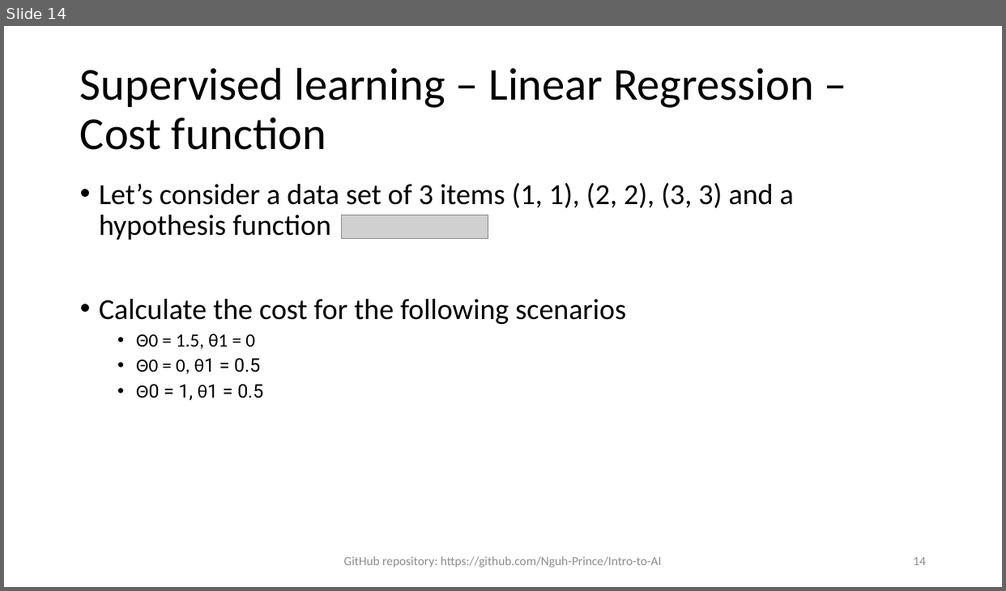
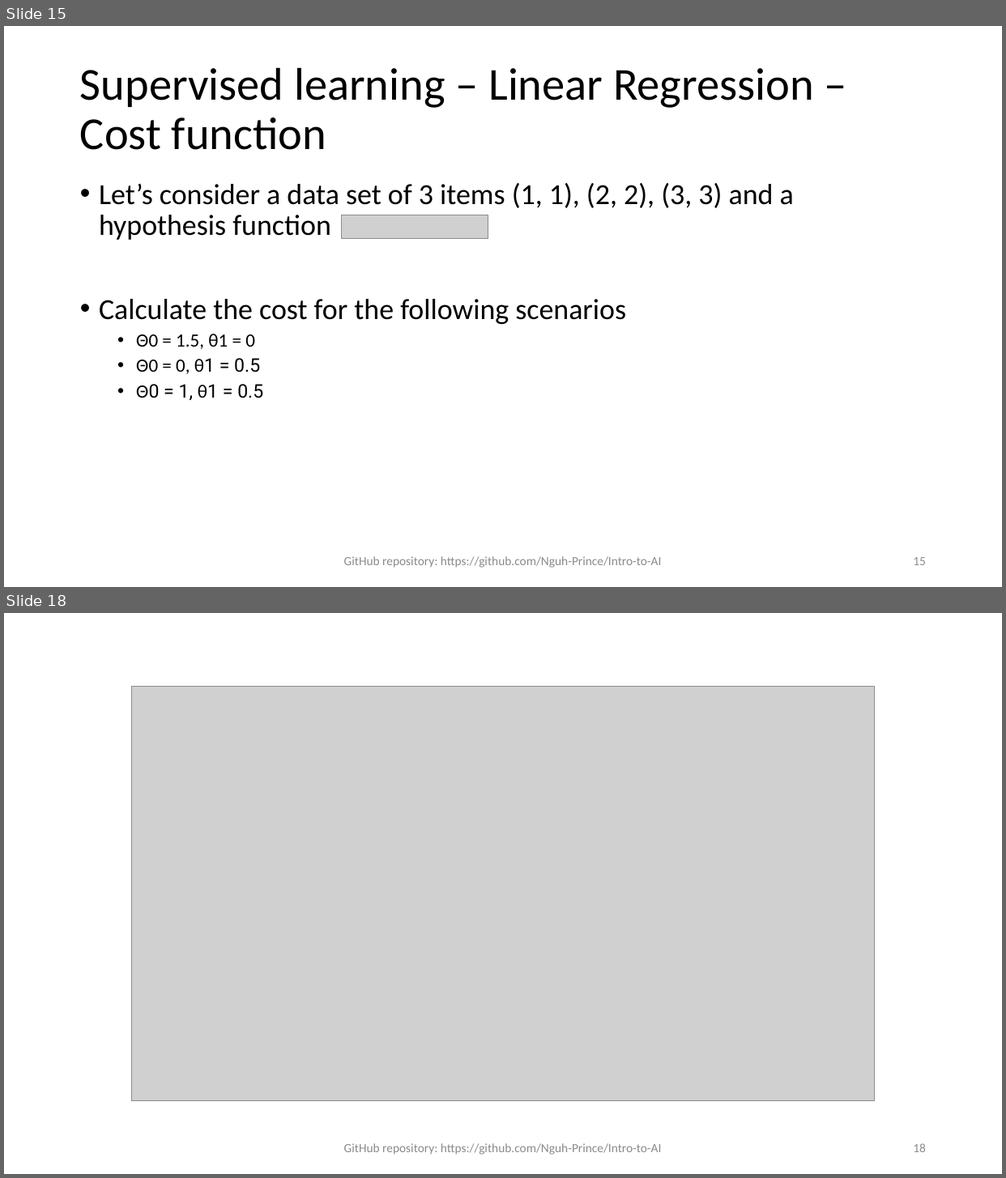
Before and after one commit to Nguh-Prince/Intro-to-AI, a slide deck: Chapter V - Learning/Chapter V Learning.pptx. Shown one above the other, each under a label of ours: slide 14 before the commit, slides 15 and 18 after it; the slides between them are not shown. The pictures are 1006x591 and 1006x1178 pixels, drawn with LibreOffice and Linux fonts; fonts in the diff are those of the drawing; grey boxes stand for pictures. Boxes give left, top, right and bottom in pixels: in the first picture for what was removed or moved away, otherwise in the second. Text is boxed around its words. In the diff, an @@ line names an element or a change of style, - is before the commit and + after.

```diff
--- a/Chapter V - Learning/Chapter V Learning.pptx
+++ b/Chapter V - Learning/Chapter V Learning.pptx
@@ slide 18 added at (4, 613, 1002, 1174), background #FFFFFF @@
@@ picture added at (131, 687, 875, 1101) @@
@@ text added at (344, 1144, 662, 1155), 12 pt, text #8C8C8C @@
+GitHub repository: https://github.com/Nguh-Prince/Intro-to-AI
@@ page number added at (913, 1144, 926, 1152), 12 pt, text #8C8C8C @@
+18
@@ what was slide 14 is now slide 15 @@
@@ page number at (913, 557, 926, 565): text changed @@
-14
+15
```
Also in this commit, not shown: 1 slide changed, 7 other slides added, 1 other file.
